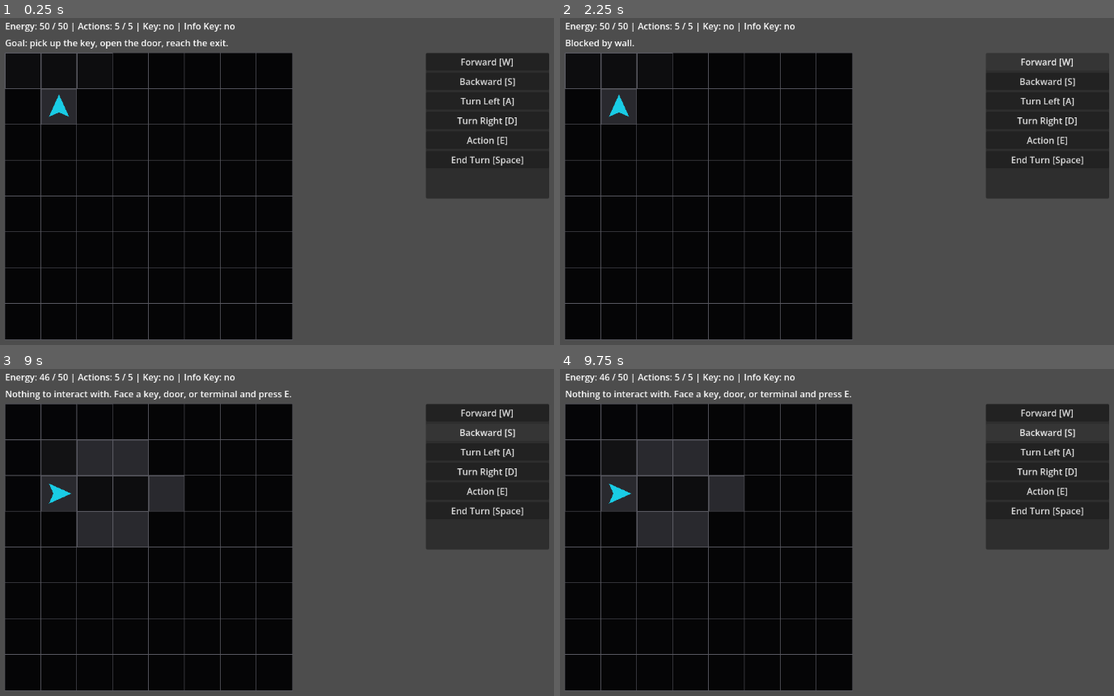
Above: before the commit, frames 1-4 (two rows, left to right).
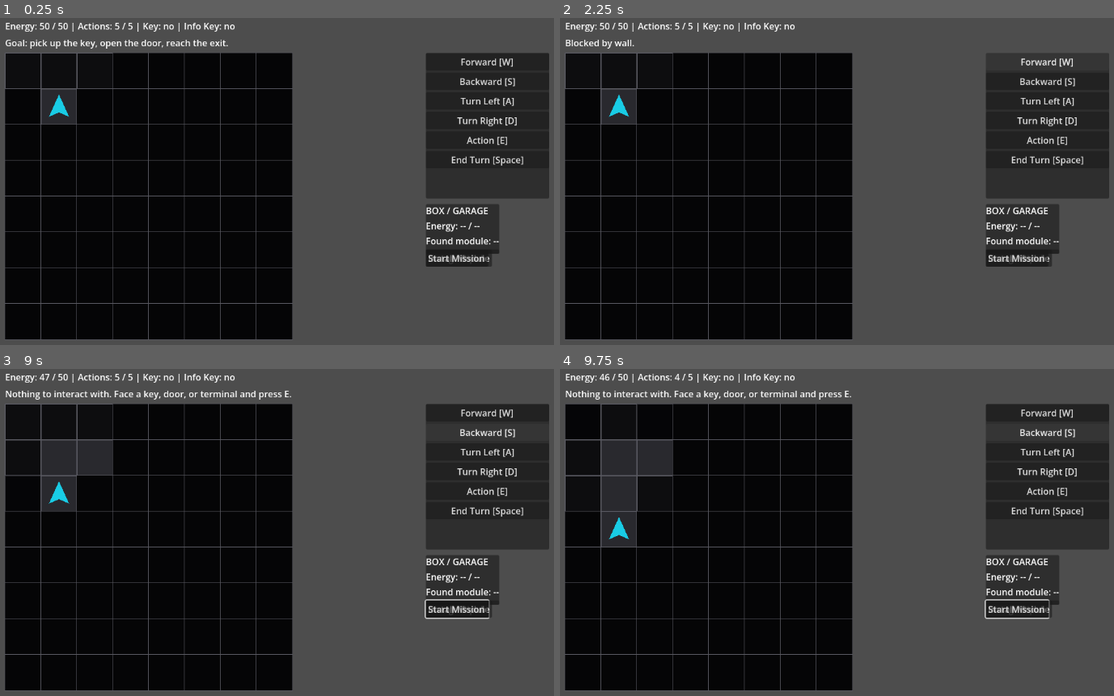
Above: after the commit, the same moments.

Repository: JUSTConnect/bibop
Game: Godot game, scene res://scenes/main.tscn
The game is run twice, just before and just after one commit, with the same random seed, the same clock (stepped at 60 frames per second) and the same inputs.
Inputs (mouse positions are in pixels of both pictures, inside the frame that each line leads up to):
- Up to frame 1 (0.25 s): no input
- Up to frame 2 (2.25 s): click (1014, 256) at 0.5 s, where only the run after the commit has a clickable "Start Mission"; click (1014, 256) at 1.25 s, where only the run after the commit has a clickable "Start Mission"; click "Forward [W]" at 2 s
- Up to frame 3 (9 s): click "Turn Left [A]" at 2.75 s; click "Turn Right [D]" at 3.5 s; click "Action [E]" at 4.25 s; click "End Turn [Space]" at 5 s; click (459, 601) at 5.77 s; click (459, 607) at 6.5 s, where only the run after the commit has a clickable "Charge Bipob"; click (459, 607) at 7.25 s, where only the run after the commit has a clickable "Install Module"; click "Backward [S]" at 8 s; tap E (interact) at 8.75 s; hold Right (turn_right) from 8.78 s (still down); hold Space (end_turn) from 8.78 s (still down)
- Up to frame 4 (9.75 s): tap E (interact) at 9.5, 9.6 s; release Right (turn_right) at 9.53 s; release Space (end_turn) at 9.53 s; hold Down (move_backward) from 9.53 s (still down)

The runs differ from the first frame. In frame 1, 2.2% of the frame differs, in the area x 76-91%, y 57-77%; in frame 2, 2.2%; in frame 3, 6.0%; in frame 4, 6.7%, in the area x 0-91%, y 1-77%.

Commit message:
Update main.tscn

Diff:
--- a/scenes/main.tscn
+++ b/scenes/main.tscn
@@ -5,6 +5,7 @@
 [ext_resource type="PackedScene" uid="uid://2xanckmu62op" path="res://scenes/bipob/Bipob.tscn" id="3_jyhfs"]
 [ext_resource type="Script" uid="uid://bicmf2modxkrs" path="res://scripts/bipob/bipob_controller.gd" id="4_tbgi4"]
 [ext_resource type="Script" uid="uid://cdcqh8kia25tb" path="res://scripts/ui/game_ui.gd" id="5_tbgi4"]
+[ext_resource type="PackedScene" uid="uid://dq47qflxw55b0" path="res://scenes/UI/BoxScreen.tscn" id="6_tefeu"]
 
 [node name="Main" type="Node2D" unique_id=13954534]
 
@@ -72,3 +73,6 @@
 [node name="EndTurnButton" type="Button" parent="UI/CommandPanel/CommandList" unique_id=1573204971]
 layout_mode = 2
 text = "End Turn [Space]"
+
+[node name="BoxScreen" parent="UI" unique_id=1571028708 instance=ExtResource("6_tefeu")]
+position = Vector2(850, 350)
